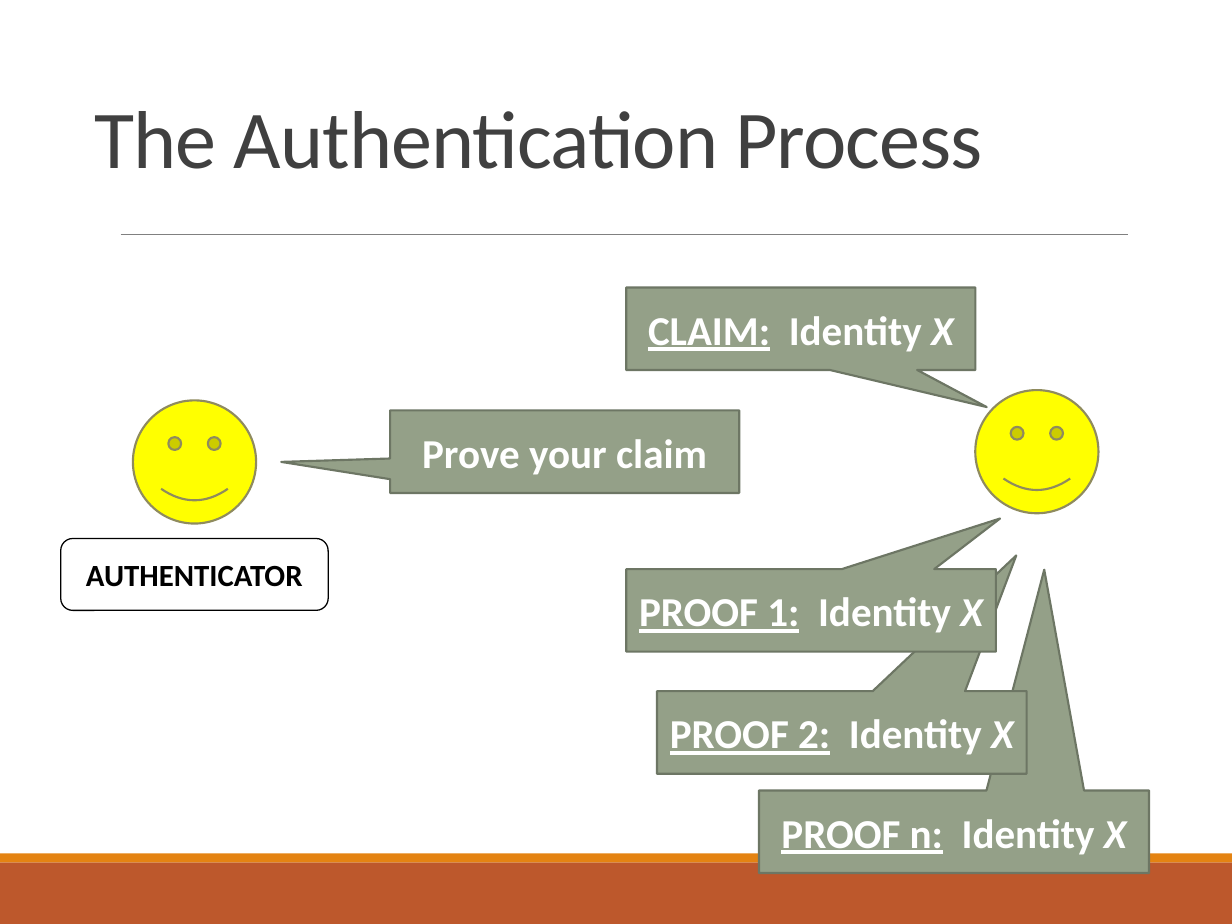
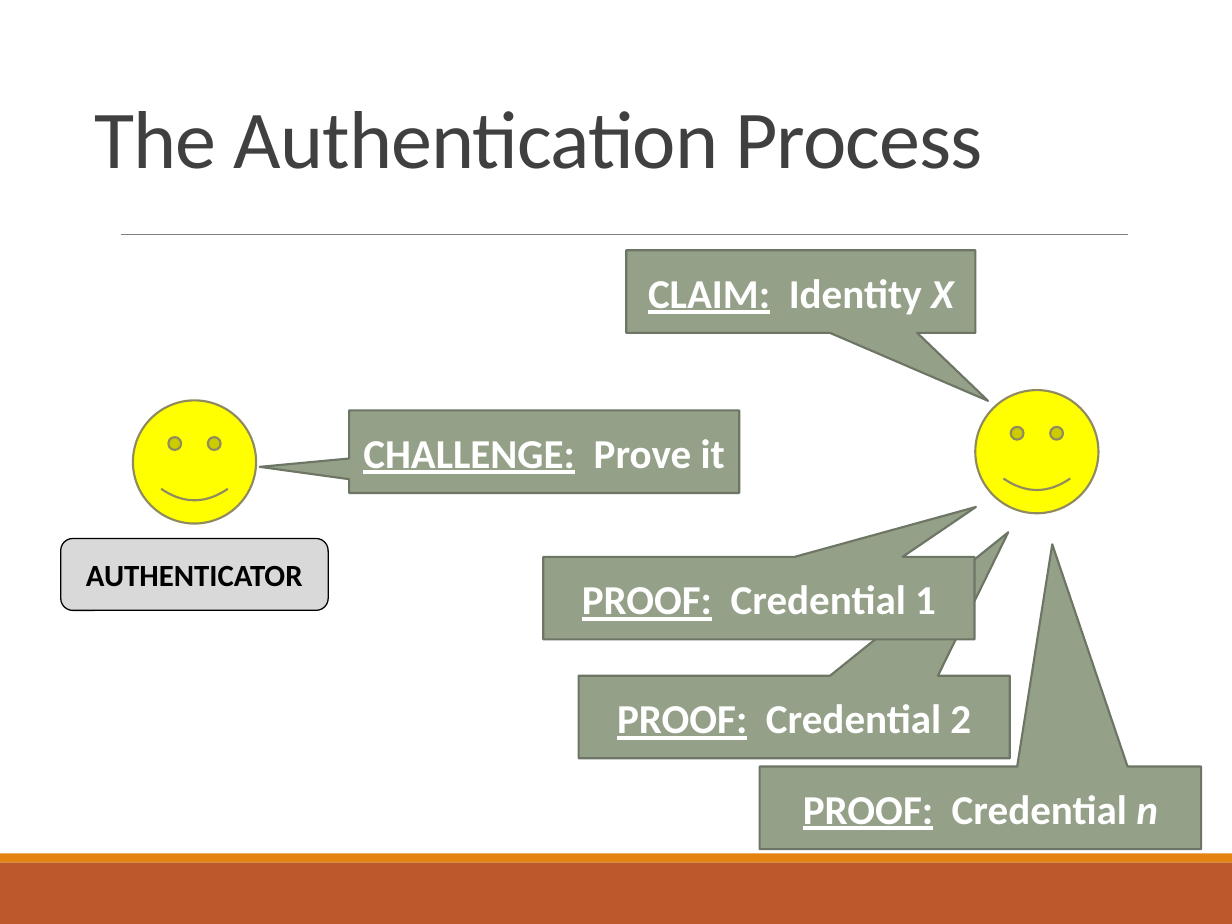
Before and after one commit to CrimsonVista/UTAustin-Courses, a slide deck: slide 3 of 2021fa_law379m/05_Authentication_and_Authorization.pptx. Drawn at 1232x924 pixels with LibreOffice and Linux fonts; fonts in the diff are those of the drawing. Boxes give left, top, right and bottom in pixels: in the first picture for what was removed or moved away, otherwise in the second. Text is boxed around its words. In the diff, an @@ line names an element or a change of style, - is before the commit and + after.

```diff
--- a/2021fa_law379m/05_Authentication_and_Authorization.pptx
+++ b/2021fa_law379m/05_Authentication_and_Authorization.pptx
@@ speech box "CLAIM: Identity X": place and size @@
-speech box "CLAIM: Identity X" at <box>626,287,975,370</box>
+speech box "CLAIM: Identity X" at <box>626,250,975,333</box>
@@ proportions changed in 5 elements at <box>626,250,975,333</box>, <box>760,766,1201,849</box>, <box>579,676,1010,759</box>, <box>543,557,975,639</box>, <box>349,410,739,493</box> @@
@@ speech box "CHALLENGE: Prove it": place and size @@
-speech box "CHALLENGE: Prove it" at <box>391,410,739,493</box>
+speech box "CHALLENGE: Prove it" at <box>349,410,739,493</box>
@@ text in speech box at <box>363,439,725,474</box>: text changed @@
-Prove your claim
+CHALLENGE: Prove it
@@ rounded rectangle "AUTHENTICATOR" at <box>60,538,328,610</box>: fill none to #D9D9D9 @@
@@ speech box "PROOF: Credential 1": place and size @@
-speech box "PROOF: Credential 1" at <box>626,569,995,652</box>
+speech box "PROOF: Credential 1" at <box>543,557,975,639</box>
@@ text in speech box at <box>582,585,936,621</box>: text changed @@
-PROOF 1: Identity X
+PROOF: Credential 1
@@ speech box "PROOF: Credential 2": place and size @@
-speech box "PROOF: Credential 2" at <box>657,691,1026,774</box>
+speech box "PROOF: Credential 2" at <box>579,676,1010,759</box>
@@ text in speech box at <box>617,704,971,740</box>: text changed @@
-PROOF 2: Identity X
+PROOF: Credential 2
@@ speech box "PROOF: Credential n": place and size @@
-speech box "PROOF: Credential n" at <box>759,791,1149,873</box>
+speech box "PROOF: Credential n" at <box>760,766,1201,849</box>
@@ text in speech box at <box>803,795,1158,830</box>: text changed @@
-PROOF n: Identity X
+PROOF: Credential n
```
Also in this commit, not shown: 2 other files.
